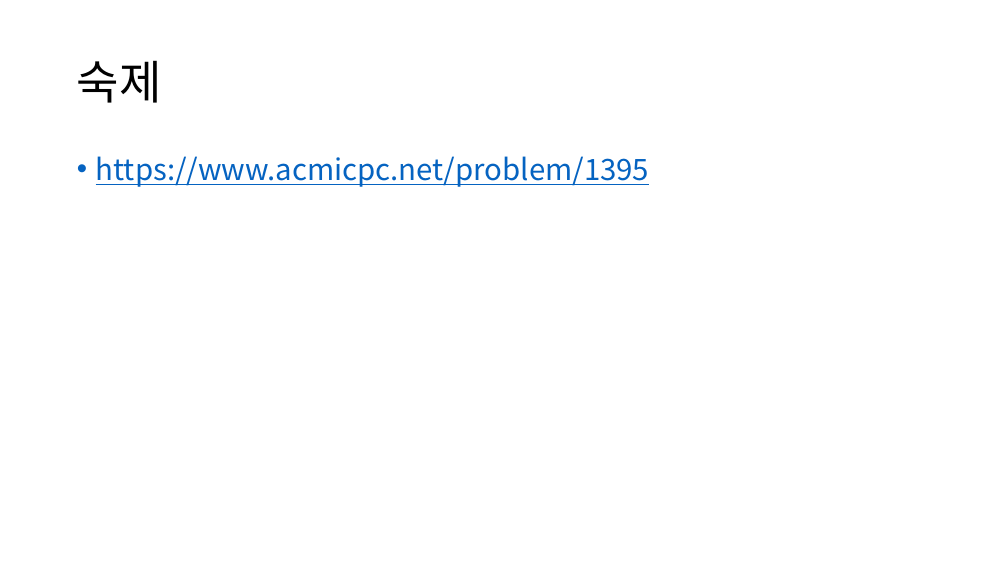
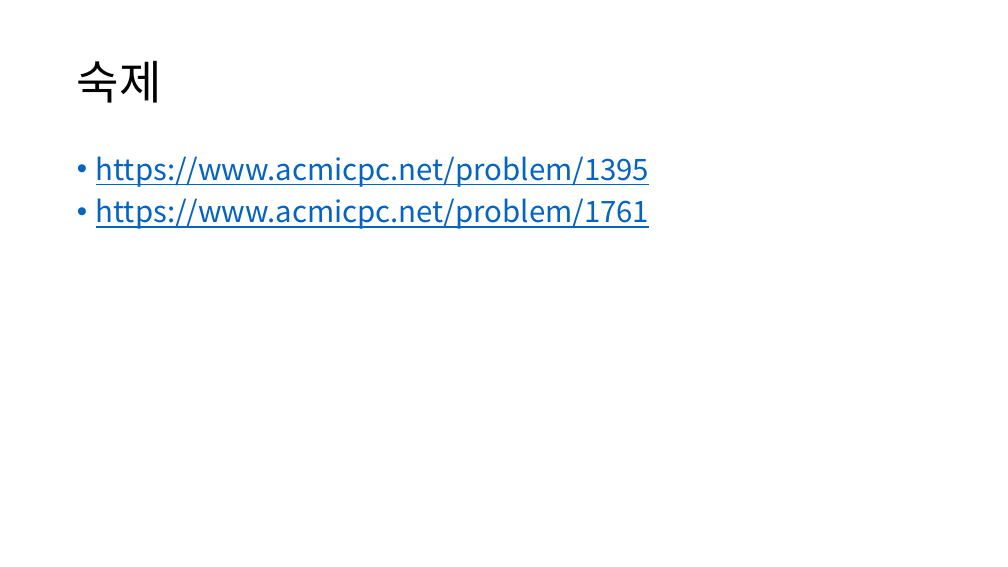
Before and after one commit to ALGOSOPT/algosopt, a slide deck: slide 18 of Chapter24/Lazy Propagation and LCA.pptx (slide 25 before the commit). Drawn at 1008x567 pixels with LibreOffice and Linux fonts; fonts in the diff are those of the drawing. Boxes give left, top, right and bottom in pixels: in the first picture for what was removed or moved away, otherwise in the second. Text is boxed around its words. In the diff, an @@ line names an element or a change of style, - is before the commit and + after.

Commit message:
pptx revise

```diff
--- a/Chapter24/Lazy Propagation and LCA.pptx
+++ b/Chapter24/Lazy Propagation and LCA.pptx
@@ text at (96, 198, 650, 229): paragraph added @@
+• https://www.acmicpc.net/problem/1761
```
Also in this commit, not shown: 7 slides removed.
